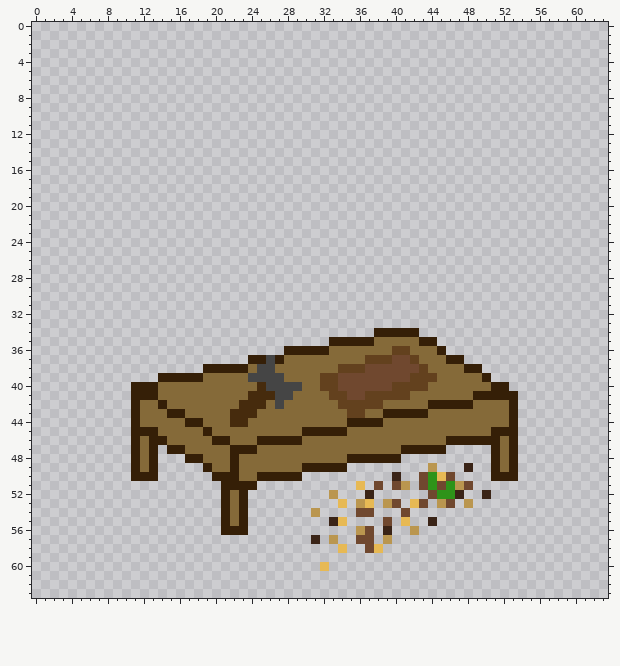
Pixel-art sprite, stored at assets/graphics/buildings/workbench.png. That is the earlier state.
The file is 64x64 pixels.
Once edited:
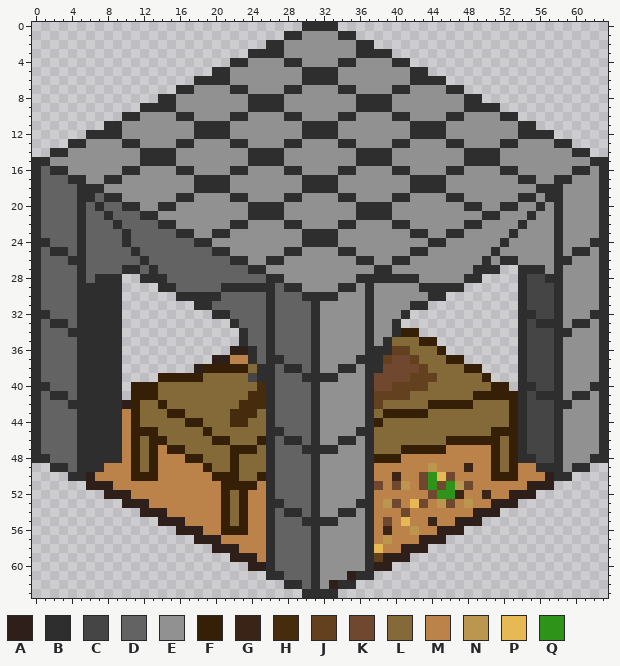
Palette (. is transparent): A #2e1f1a  B #2e2e2e  C #454545  D #636363  E #919191  F #351f07  G #3a2417  H #462b0d  J #63411e  K #70482f  L #856a39  M #bb8349  N #ba964f  P #e7b954  Q #2e9319
From old to new:
Changed rows in their new state; - is an unchanged pixel.
first column x 0:
 0 ------------------------------BBBB------------------------------
 1 ----------------------------BBEEEEBB----------------------------
 2 --------------------------BBEEEEEEEEBB--------------------------
 3 ------------------------BBBBEEEEEEEEBBBB------------------------
 4 ----------------------BBEEEEBBEEEEBBEEEEBB----------------------
 5 --------------------BBEEEEEEEEBBBBEEEEEEEEBB--------------------
 6 ------------------BBBBEEEEEEEEBBBBEEEEEEEEBBBB------------------
 7 ----------------BBEEEEBBEEEEBBEEEEBBEEEEBBEEEEBB----------------
 8 --------------BBEEEEEEEEBBBBEEEEEEEEBBBBEEEEEEEEBB--------------
 9 ------------BBBBEEEEEEEEBBBBEEEEEEEEBBBBEEEEEEEEBBBB------------
10 ----------BBEEEEBBEEEEBBEEEEBBEEEEBBEEEEBBEEEEBBEEEEBB----------
11 --------BBEEEEEEEEBBBBEEEEEEEEBBBBEEEEEEEEBBBBEEEEEEEEBB--------
12 ------BBBBEEEEEEEEBBBBEEEEEEEEBBBBEEEEEEEEBBBBEEEEEEEEBBBB------
13 ----BBEEEEBBEEEEBBEEEEBBEEEEBBEEEEBBEEEEBBEEEEBBEEEEBBEEEEBB----
14 --BBEEEEEEEEBBBBEEEEEEEEBBBBEEEEEEEEBBBBEEEEEEEEBBBBEEEEEEEEBB--
15 BBEEEEEEEEEEBBBBEEEEEEEEBBBBEEEEEEEEBBBBEEEEEEEEBBBBEEEEEEEEEEBB
16 BDBBEEEEEEBBEEEEBBEEEEBBEEEEBBEEEEBBEEEEBBEEEEBBEEEEBBEEEEEEBBEB
17 BDDDBBEEBBEEEEEEEEBBBBEEEEEEEEBBBBEEEEEEEEBBBBEEEEEEEEBBEEBBEEEB
18 BDDDDBBBEEEEEEEEEEBBBBEEEEEEEEBBBBEEEEEEEEBBBBEEEEEEEEEEBBBEEEEB
19 BDDDDBBDBBEEEEEEBBEEEEBBEEEEBBEEEEBBEEEEBBEEEEBBEEEEEEBBEBBEEEEB
20 BDDDDBDBDDBBEEBBEEEEEEEEBBBBEEEEEEEEBBBBEEEEEEEEBBEEBBEEBEBEEEEB
21 BDDDDBDDBDDDBBEEEEEEEEEEBBBBEEEEEEEEBBBBEEEEEEEEEEBBEEEBEEBEEEEB
22 BDDDDBDDDBDDDDBBEEEEEEBBEEEEBBEEEEBBEEEEBBEEEEEEBBEEEEBEEEBEEEEB
23 BDDDDBDDDDBDDDDDBBEEBBEEEEEEEEBBBBEEEEEEEEBBEEBBEEEEEBEEEEBEEEEB
24 BBDDDBDDDDBDDDDDDDBBEEEEEEEEEEBBBBEEEEEEEEEEBBEEEEEEBEEEEEBEEEBB
25 BDBBDBDDDDDBDDDDDDDDBBEEEEEEBBEEEEBBEEEEEEBBEEEEEEEBEEEEEEBEBBEB
26 BDDDBBDDDDDDBDDDDDDDDDBBEEBBEEEEEEEEBBEEBBEEEEEEEEBEBBEEEEBBEEEB
27 BDDDDBDDDDBBDBDDDDDDDDDDBBEEEEEEEEEEEEBBEEEEEEEEEBBB--BBBEBEEEEB
28 BDDDDBDBBB--BBBDDDDDDDDDDDBBEEEEEEEEBBBBBBBEEEEEBB----BCCBBEEEEB
29 BDDDDBBBBB----BBDDDDDBBBBBBDBBEEEEBBEBEEEEEBBBBB------BCCCBEEEEB
30 BDDDDBBBBB------BBBBBDDDDDBDDDBBBBEEEBEEEEEEBB--------BCCCBEEEEB
31 BDDDDBBBBB--------BBDDDDDDBDDDDBEEEEEBEEEEBB----------BCCCBEEEEB
32 BBDDDBBBBB----------BBDDDDBDDDDBEEEEEBEEEB------------BBCCBEEEBB
33 BDBBDBBBBB------------BDDDBDDDDBEEEEEBEEB-------------BCBBBEBBEB
34 BDDDBBBBBB-------------BDDBDDDDBEEEEEBEEB-------------BCCCBBEEEB
35 BDDDDBBBBB-------------BDDBDDDDBEEEEEBEB--------------BCCCBEEEEB
36 BDDDDBBBBB------------AABDBDDDDBEEEEEBBB--------------BCCCBEEEEB
37 BDDDDBBBBB----------AAMMBDBBDDDBEEEEBBB---------------BCCCBEEEEB
38 BDDDDBBBBB--------A------BBDBBDBEEBBEBB---------------BCCCBEEEEB
39 BDDDDBBBBB---------------BBDDDBBBBEEEB----------------BCCCBEEEEB
40 BBDDDBBBBB----------------BDDDDBEEEEEB----------------BBCCBEEEBB
41 BDBBDBBBBB----------------BDDDDBEEEEEB----------------BCBBBEBBEB
42 BDDDBBBBBBA---------------BDDDDBEEEEEB----------------BCCCBBEEEB
43 BDDDDBBBBBM---------------BDDDDBEEEEEB----------------BCCCBEEEEB
44 BDDDDBBBBBM---------------BDDDDBEEEEEB----------------BCCCBEEEEB
45 BDDDDBBBBBM---------------BBDDDBEEEEBB----------------BCCCBEEEEB
46 BDDDDBBBBBM---------------BDBBDBEEBBEB----------------BCCCBEEEEB
47 BDDDDBBBBBM---M-----------BDDDBBBBEEEB--------MMMMM---BCCCBEEEEB
48 BBDDDBBBBBM---MMM---------BDDDDBEEEEEB---MMMMMMMMMM---BBCCBEEEBB
49 --BBDBBBMMM---MMMMM-------BDDDDBEEEEEBMMMMMM-MMM-MM---MMBBBEBB--
50 ----BBAMMMM---MMMMMM------BDDDDBEEEEEBMM-MM----MMMM---MMMABB----
51 ------AAAMMMMMMMMMMMM----MBDDDDBEEEEEB-M--M------MMMMMMAAA------
52 --------AAAMMMMMMMMMM---MMBDDDDBEEEEEBMMMMMM----MM-MMAAA--------
53 ----------AAAMMMMMMMM---MMBBDDDBEEEEBBM--M--M--M-MMAAA----------
54 ------------AAAMMMMMM---MMBDBBDBEEBBEBMMM-MMMMMMMAAA------------
55 --------------AAAMMMM---MMBDDDBBBBEEEBM-M-MM-MMAAA--------------
56 ----------------AAAMM---MMBDDDDBEEEEEBM-MM-MMAAA----------------
57 ------------------AAAMMMMMBDDDDBEEEEEBM-MMMAAA------------------
58 --------------------AAAMMMBDDDDBEEEEEB-MMAAA--------------------
59 ----------------------AAAMBDDDDBEEEEEBJAAA----------------------
60 ------------------------AABDDDDBEEEEEBAA------------------------
61 --------------------------BBDDDBEEEABB--------------------------
62 ----------------------------BBDBEABB----------------------------
63 ------------------------------BBBB------------------------------
Boxes around the changes in both pictures, in picture pixels (x1, y1, x2, y2):
changed: (32, 22, 608, 598)
